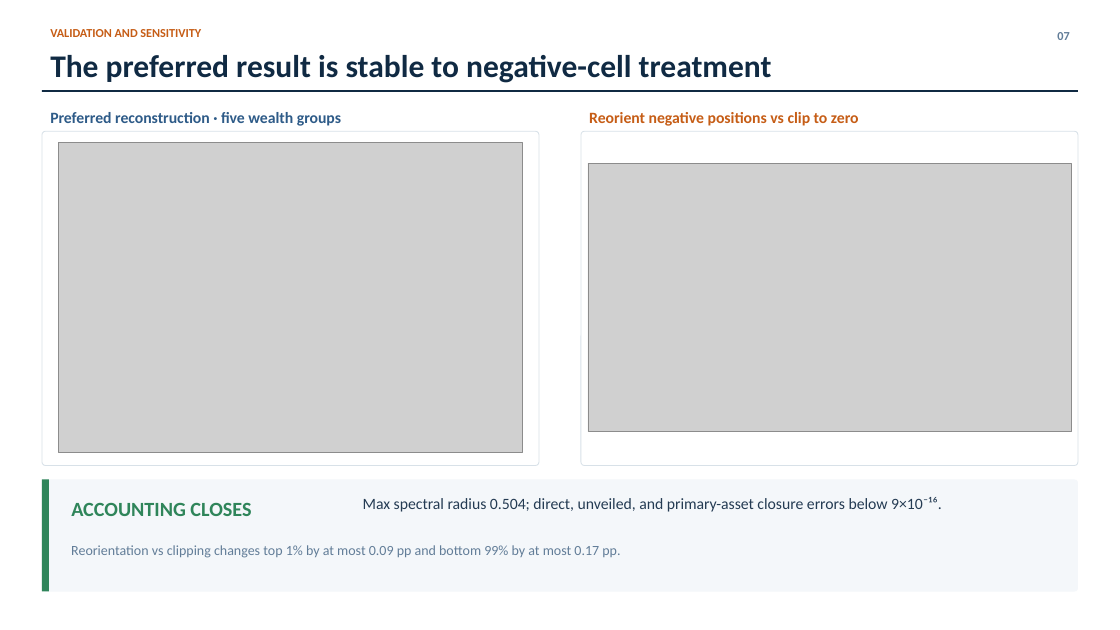
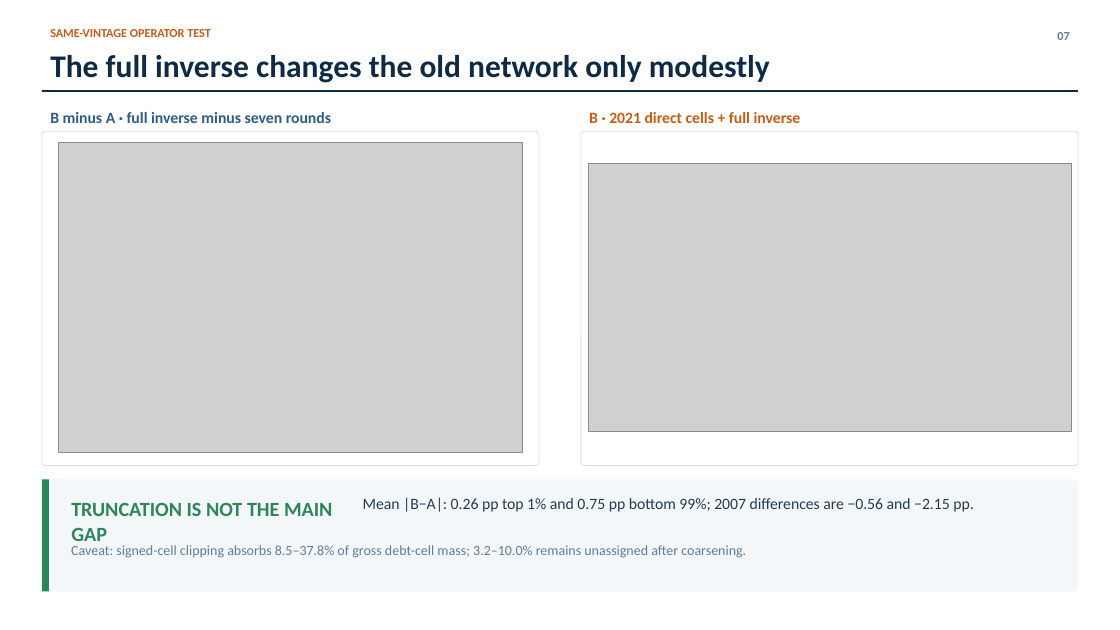
Before and after one commit to lorenz-gorini/mian-sufi-straub2025-saving-glut-replication, a slide deck: slide 7 of Presentation/6_figure8_method_comparison/presentation.pptx. Drawn at 1120x630 pixels with LibreOffice and Linux fonts; fonts in the diff are those of the drawing; grey boxes stand for pictures. Boxes give left, top, right and bottom in pixels: in the first picture for what was removed or moved away, otherwise in the second. Text is boxed around its words. In the diff, an @@ line names an element or a change of style, - is before the commit and + after.

Commit message:
Add three-route Figure 8 method comparison
Separate the seven-round benchmark, 2021-direct full-inverse
reconstruction, and public-FWTW robustness route. Add comparison
metrics, tests, documentation, and the focused presentation.

Validation: 36 tests passed; presentation QA passed.
AI-assisted implementation and documentation.

```diff
--- a/Presentation/6_figure8_method_comparison/presentation.pptx
+++ b/Presentation/6_figure8_method_comparison/presentation.pptx
@@ text at [50, 29, 211, 37]: text changed @@
-VALIDATION AND SENSITIVITY
+SAME-VINTAGE OPERATOR TEST
@@ text at [50, 55, 770, 83]: text changed @@
-The preferred result is stable to negative-cell treatment
+The full inverse changes the old network only modestly
@@ text at [50, 112, 331, 123]: text changed @@
-Preferred reconstruction · five wealth groups
+B minus A · full inverse minus seven rounds
@@ text at [589, 112, 801, 123]: text changed @@
-Reorient negative positions vs clip to zero
+B · 2021 direct cells + full inverse
@@ text at [71, 503, 332, 547]: text changed @@
-ACCOUNTING CLOSES
+TRUNCATION IS NOT THE MAIN GAP
@@ text at [363, 497, 973, 512]: text changed @@
-Max spectral radius 0.504; direct, unveiled, and primary-asset closure errors below 9×10⁻¹⁶.
+Mean |B−A|: 0.26 pp top 1% and 0.75 pp bottom 99%; 2007 differences are −0.56 and −2.15 pp.
@@ text at [71, 545, 746, 558]: text changed @@
-Reorientation vs clipping changes top 1% by at most 0.09 pp and bottom 99% by at most 0.17 pp.
+Caveat: signed-cell clipping absorbs 8.5–37.8% of gross debt-cell mass; 3.2–10.0% remains unassigned after coarsening.
```
Also in this commit, not shown: 7 other slides changed, 24 other files.
